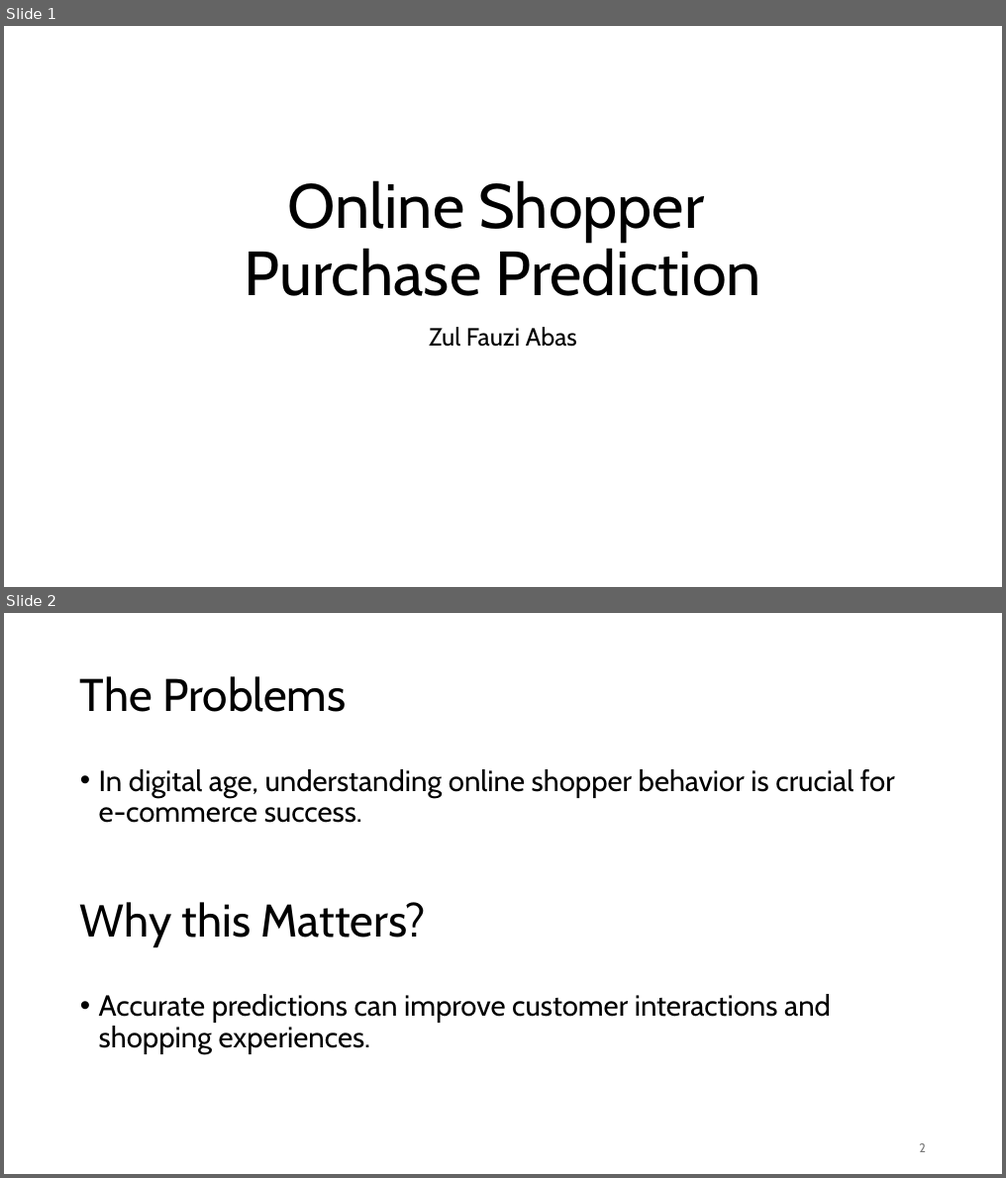
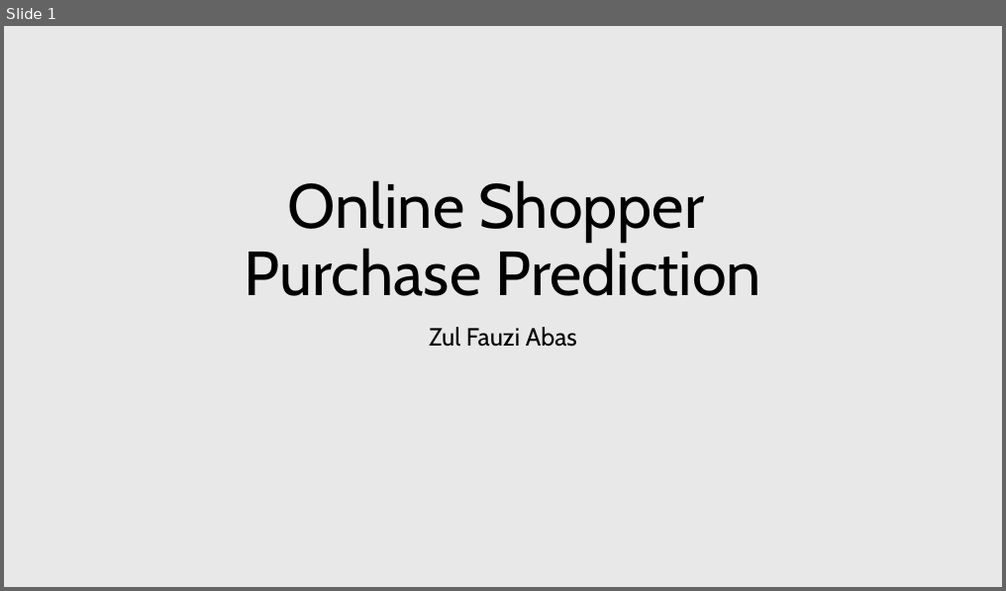
Before and after one commit to mzfauzi89/Capstone-Project, a slide deck: CP_Online Shopper Purchase Prediction.pptx. Shown one above the other, each under a label of ours: slides 1 and 2 before the commit, slide 1 after it. The pictures are 1006x1178 and 1006x591 pixels, drawn with LibreOffice and Linux fonts; fonts in the diff are those of the drawing; background and template pictures are left out. Boxes give left, top, right and bottom in pixels: in the first picture for what was removed or moved away, otherwise in the second. Text is boxed around its words. In the diff, an @@ line names an element or a change of style, - is before the commit and + after.

Commit message:
Update CP_Online Shopper Purchase Prediction

```diff
--- a/CP_Online Shopper Purchase Prediction.pptx
+++ b/CP_Online Shopper Purchase Prediction.pptx
@@ slide 2 removed at [4,613,1002,1174], background #FFFFFF @@
@@ title removed at [80,676,346,712] @@
-The Problems
@@ text removed at [99,769,895,823] @@
-• In digital age, understanding online shopper behavior is crucial for e-commerce success.
@@ text removed at [80,902,426,948] @@
-Why this Matters?
@@ text removed at [99,994,831,1055] @@
-• Accurate predictions can improve customer interactions and shopping experiences.
@@ page number removed at [919,1144,926,1153] @@
-2
@@ slide 1 changed as well @@
@@ background #FFFFFF to #E8E8E8 @@
```
Also in this commit, not shown: 9 other slides changed, 5 slides added, 4 other slides removed.
